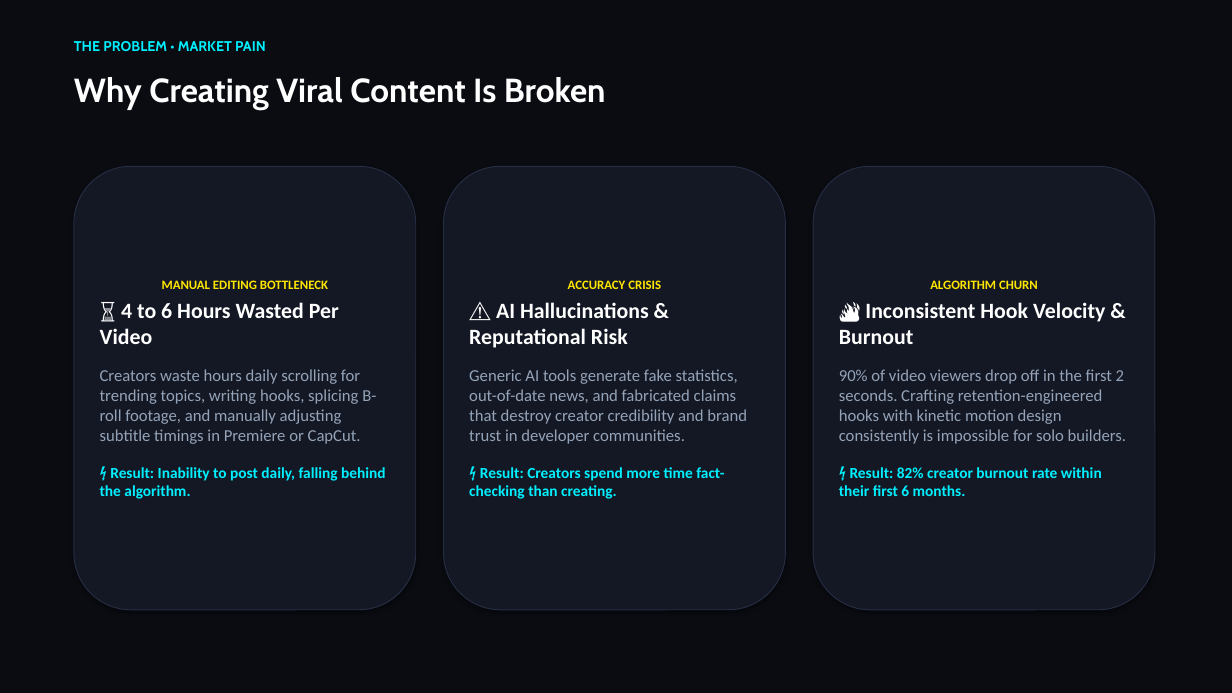
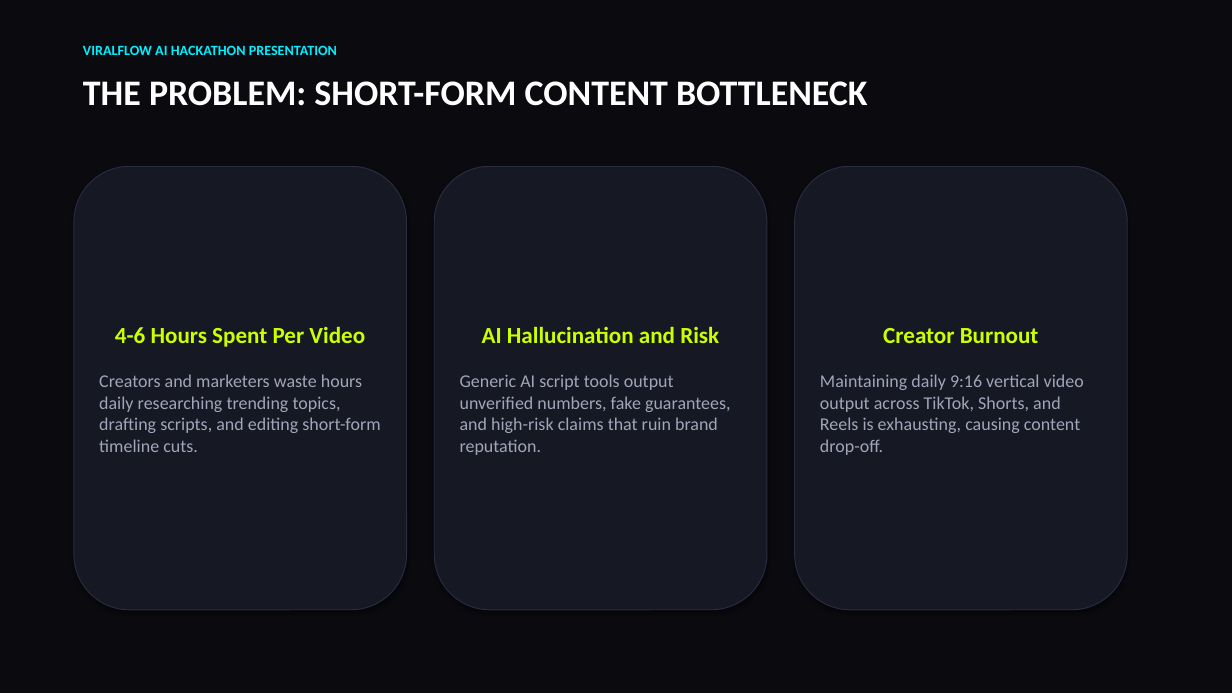
Before and after one commit to Ibrahim2637/ViralFlow.Ai, a slide deck: slide 2 of ViralFlow_AI_Hackathon_Presentation.pptx. Drawn at 1232x693 pixels with LibreOffice and Linux fonts; fonts in the diff are those of the drawing. Boxes give left, top, right and bottom in pixels: in the first picture for what was removed or moved away, otherwise in the second. Text is boxed around its words. In the diff, an @@ line names an element or a change of style, - is before the commit and + after.

Commit message:
docs: remove pricing slide from hackathon presentation while preserving original layout and styling

```diff
--- a/ViralFlow_AI_Hackathon_Presentation.pptx
+++ b/ViralFlow_AI_Hackathon_Presentation.pptx
@@ rectangle at bbox=[0, 0, 1232, 693]: fill #0A0C12 to #0A0A0F; outline none to #0A0A0F 0.75 pt @@
@@ text at bbox=[83, 45, 337, 55]: text changed; font Cabin to Calibri @@
-THE PROBLEM • MARKET PAIN
+VIRALFLOW AI HACKATHON PRESENTATION
@@ text at bbox=[83, 81, 867, 106]: text changed; size 26 to 28 pt; font Cabin to Calibri @@
-Why Creating Viral Content Is Broken
+THE PROBLEM: SHORT-FORM CONTENT BOTTLENECK
@@ rounded rectangle "4-6 Hours Spent Per Video": place and size @@
-rounded rectangle "4-6 Hours Spent Per Video" at bbox=[74, 166, 416, 610]
+rounded rectangle "4-6 Hours Spent Per Video" at bbox=[74, 166, 407, 610]
@@ rounded rectangle "AI Hallucination and Risk": place and size @@
-rounded rectangle "AI Hallucination and Risk" at bbox=[444, 166, 786, 610]
+rounded rectangle "AI Hallucination and Risk" at bbox=[434, 166, 767, 610]
@@ fill #141824 to #161823; outline #262E44 0.75 pt to #282D41 0.75 pt in 3 elements at bbox=[74, 166, 407, 610], bbox=[434, 166, 767, 610], bbox=[795, 166, 1128, 610] @@
@@ rounded rectangle "Creator Burnout": place and size @@
-rounded rectangle "Creator Burnout" at bbox=[813, 166, 1155, 610]
+rounded rectangle "Creator Burnout" at bbox=[795, 166, 1128, 610]
@@ text in rounded rectangle at bbox=[99, 326, 380, 452]: text changed; size 13 to 14 pt; text colour #94A3B8 to #A0A5B9 @@
-MANUAL EDITING BOTTLENECK
-⏳ 4 to 6 Hours Wasted Per Video
-Creators waste hours daily scrolling for trending topics, writing hooks, splicing B-roll footage, and manually adjusting subtitle timings in Premiere or CapCut.
-⚡ Result: Inability to post daily, falling behind the algorithm.
+4-6 Hours Spent Per Video
+Creators and marketers waste hours daily researching trending topics, drafting scripts, and editing short-form timeline cuts.
@@ text in rounded rectangle at bbox=[460, 326, 731, 455]: text changed; size 13 to 14 pt; text colour #94A3B8 to #A0A5B9 @@
-ACCURACY CRISIS
-⚠️ AI Hallucinations & Reputational Risk
-Generic AI tools generate fake statistics, out-of-date news, and fabricated claims that destroy creator credibility and brand trust in developer communities.
-⚡ Result: Creators spend more time fact-checking than creating.
+AI Hallucination and Risk
+Generic AI script tools output unverified numbers, fake guarantees, and high-risk claims that ruin brand reputation.
@@ text in rounded rectangle at bbox=[820, 328, 1084, 455]: text changed; size 13 to 14 pt; text colour #94A3B8 to #A0A5B9 @@
-ALGORITHM CHURN
-🔥 Inconsistent Hook Velocity & Burnout
-90% of video viewers drop off in the first 2 seconds. Crafting retention-engineered hooks with kinetic motion design consistently is impossible for solo builders.
-⚡ Result: 82% creator burnout rate within their first 6 months.
+Creator Burnout
+Maintaining daily 9:16 vertical video output across TikTok, Shorts, and Reels is exhausting, causing content drop-off.
```
Also in this commit, not shown: 1 other slide changed, 4 slides added, 6 slides removed, 1 other file.
